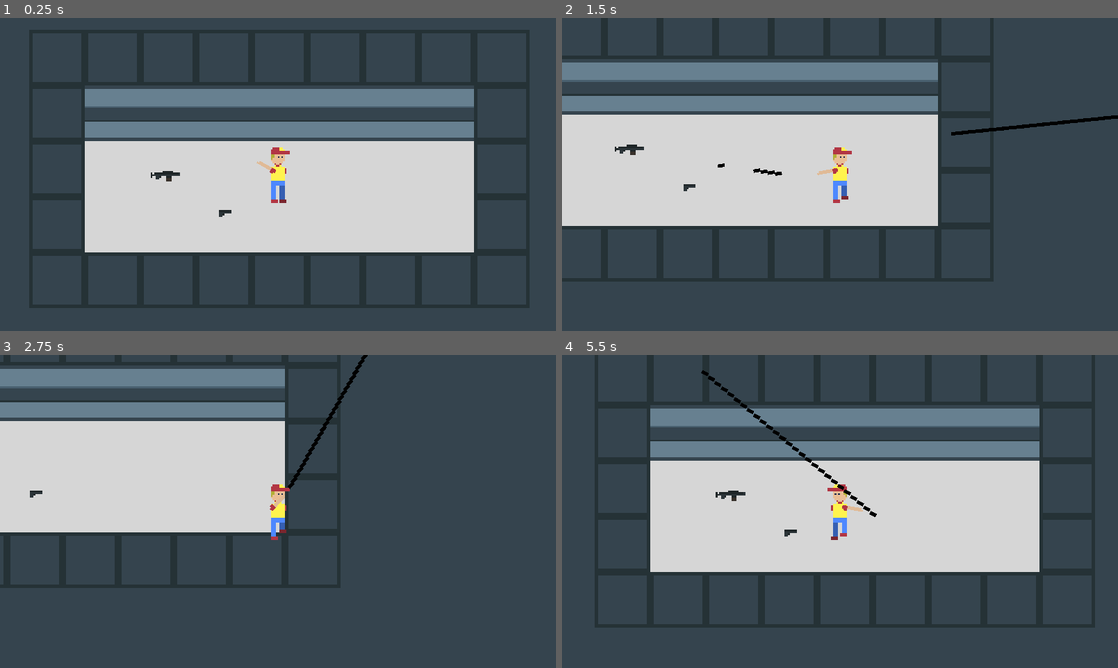
Above: before the commit, frames 1-4 (two rows, left to right).
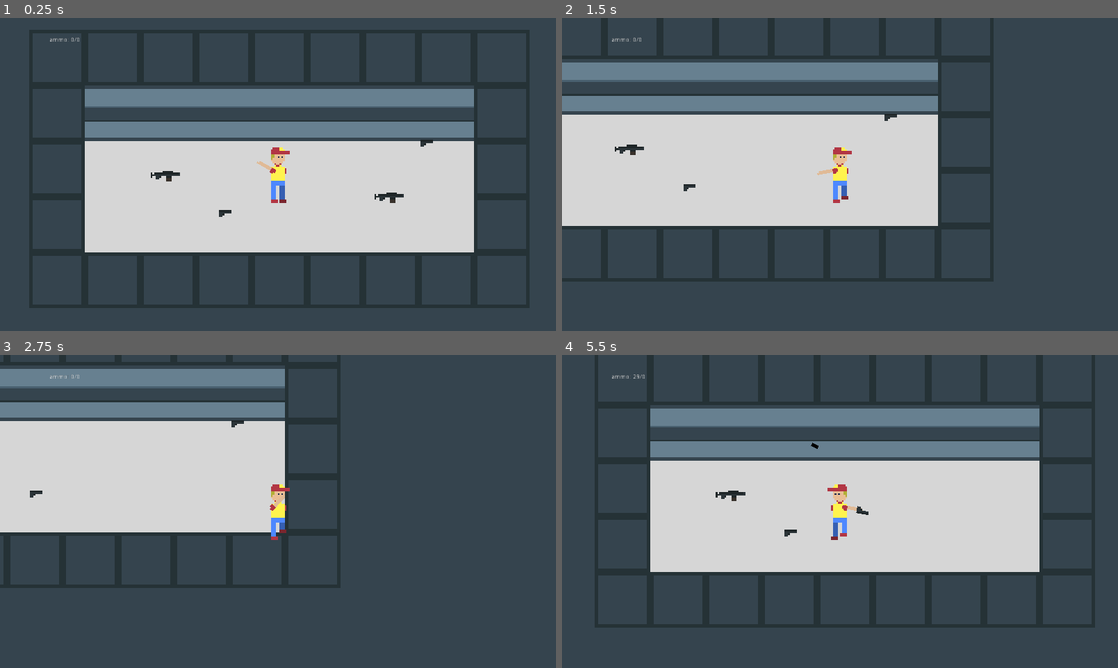
Above: after the commit, the same moments.

Repository: MarinMario/Deliver-Bullets-1.0-Dropped
Game: Godot game, scene res://scenes/test_world.tscn
Two runs of this game, one before a commit and one after it. Both use one fixed random seed, a clock stepped at 60 frames per second and the inputs below.
Inputs (mouse positions are in pixels of both pictures, inside the frame that each line leads up to):
- Up to frame 1 (0.25 s): no input
- Up to frame 2 (1.5 s): tap Enter at 0.5 s; move the mouse to (962, 158) at 0.52 s; press the mouse at (962, 158) at 0.53 s; hold Right (ui_right) 0.53-1.28 s; tap Tab (change_weapon) at 0.6 s; move the mouse to (728, 190) at 1.27 s; release the mouse at (728, 190) at 1.28 s; hold Down (ui_down) from 1.28 s (still down); click (728, 190) at 1.35 s
- Up to frame 3 (2.75 s): tap Tab (change_weapon) at 1.55, 2.1 s; move the mouse to (333, 442) at 2.02 s; release Down (ui_down) at 2.03 s; press the mouse at (333, 442) at 2.03 s; hold Right (ui_right) from 2.03 s (still down)
- Up to frame 4 (5.5 s): move the mouse to (812, 574) at 2.77 s; release Right (ui_right) at 2.78 s; release the mouse at (812, 574) at 2.78 s; hold Up (ui_up) 2.78-3.53 s; click (812, 574) at 2.85 s; tap Tab (change_weapon) at 3.05, 3.6, 4.55, 5.1 s; move the mouse to (1006, 558) at 3.52 s; press the mouse at (1006, 558) at 3.53 s; hold Left (ui_left) 3.53-5.03 s; tap R (reload, bound only after the commit) at 4.15 s; move the mouse to (673, 464) at 4.27 s; release the mouse at (673, 464) at 4.28 s; click (673, 464) at 4.35 s; move the mouse to (867, 511) at 5.02 s; press the mouse at (867, 511) at 5.03 s; hold Down (ui_down) from 5.03 s (still down)

The runs differ from the first frame. In frame 1, 0.2% of the frame differs, in the area x 9-78%, y 6-60%; in frame 2, 0.5%, in the area x 9-100%, y 6-51%; in frame 3, 0.4%; in frame 4, 0.5%.

Commit message:
reload system and ammo manager for pistol and mg

Diff:
--- a/Game/project.godot
+++ b/Game/project.godot
@@ -65,6 +65,11 @@
 "events": [ Object(InputEventKey,"resource_local_to_scene":false,"resource_name":"","device":0,"alt":false,"shift":false,"control":false,"meta":false,"command":false,"pressed":false,"scancode":16777218,"unicode":0,"echo":false,"script":null)
  ]
 }
+reload={
+"deadzone": 0.5,
+"events": [ Object(InputEventKey,"resource_local_to_scene":false,"resource_name":"","device":0,"alt":false,"shift":false,"control":false,"meta":false,"command":false,"pressed":false,"scancode":82,"unicode":0,"echo":false,"script":null)
+ ]
+}
 
 [rendering]
 
--- a/Game/scenes/other/bullet.gd
+++ b/Game/scenes/other/bullet.gd
@@ -21,3 +21,6 @@
 
 	motion = direction * speed * delta
 	position += motion
+
+func _on_bullet_body_shape_entered(body_id, body, body_shape, area_shape):
+	self.queue_free()
--- a/Game/scenes/other/bullet.tscn
+++ b/Game/scenes/other/bullet.tscn
@@ -14,3 +14,4 @@
 
 [node name="Sprite" type="Sprite" parent="."]
 texture = ExtResource( 2 )
+[connection signal="body_shape_entered" from="." to="." method="_on_bullet_body_shape_entered"]
--- a/Game/scenes/player/player.tscn
+++ b/Game/scenes/player/player.tscn
@@ -7,6 +7,7 @@
 [ext_resource path="res://assets/textures/player/player_walk_3.png" type="Texture" id=5]
 [ext_resource path="res://assets/textures/player/player_walk_4.png" type="Texture" id=6]
 [ext_resource path="res://scenes/player/player_hand.tscn" type="PackedScene" id=7]
+[ext_resource path="res://scenes/player/player_stats.tscn" type="PackedScene" id=8]
 
 [sub_resource type="RectangleShape2D" id=1]
 extents = Vector2( 9, 47.4718 )
@@ -43,3 +44,5 @@
 
 [node name="Camera2D" type="Camera2D" parent="."]
 current = true
+
+[node name="player_stats" parent="." instance=ExtResource( 8 )]
--- a/Game/scenes/player/player_hand.gd
+++ b/Game/scenes/player/player_hand.gd
@@ -3,10 +3,17 @@
 var mouse: Vector2
 var weapon_state := "nothing"
 var fire_timer = 0
+var allow_fire = false
+
+var ammo: int
+var in_use_ammo: int
+
+var in_use_pistol_ammo: int
+var in_use_mg_ammo:int
 
 var num := 0
 
-var BULLET = preload("res://scenes/other/bullet.tscn")
+const BULLET = preload("res://scenes/other/bullet.tscn")
 
 func _process(delta):
 	mouse = get_global_mouse_position()
@@ -15,20 +22,15 @@
 	#$gun.look_at(mouse)
 
 	$gun.play(weapon_state)
+	ammo_manager()
 	fire_timer += delta
-	if Input.is_action_pressed("shoot") and fire_timer > $gun.fire_rate:
+	if Input.is_action_pressed("shoot") and fire_timer > $gun.fire_rate and allow_fire:
 		shoot()
-		fire_timer = 0
-
-	#weapon change mechanic
 	if Input.is_action_just_pressed("change_weapon"):
-		num += 1
-		#print(global.player_weapons)
-	if num > global.player_weapons.size() - 1:
-		num = 0
-	if num < 0:
-		num = global.player_weapons.size() - 1
-	weapon_state = global.player_weapons[num]
+		change_weapon()
+	if Input.is_action_just_pressed("reload"):
+		yield(get_tree().create_timer(1.0), "timeout")
+		reload()
 
 func shoot():
 	var bullet = BULLET.instance()
@@ -36,3 +38,51 @@
 	bullet.target = mouse
 	bullet.weapon_state = weapon_state
 	get_parent().get_parent().get_parent().add_child(bullet)
+
+	if weapon_state == "pistol":
+		in_use_pistol_ammo -= 1
+	elif weapon_state == "machine_gun":
+		in_use_mg_ammo -= 1
+
+	fire_timer = 0
+
+func reload():
+	var max_ammo = 30
+	var reload_ammo = max_ammo - in_use_ammo
+	if ammo >= reload_ammo and in_use_ammo < max_ammo:
+		if weapon_state == "pistol":
+			in_use_pistol_ammo += reload_ammo
+			global.player_pistol_ammo -= reload_ammo
+			print("pistol ammo: " + str(global.player_pistol_ammo))
+		elif weapon_state == "machine_gun":
+			in_use_mg_ammo += reload_ammo
+			global.player_mg_ammo -= reload_ammo
+			print("mg ammo: " + str(global.player_mg_ammo))
+		else:
+			in_use_ammo = 0
+
+	pass
+
+func change_weapon():
+	num += 1
+	if num > global.player_weapons.size() - 1:
+		num = 0
+	if num < 0:
+		num = global.player_weapons.size() - 1
+	weapon_state = global.player_weapons[num]
+
+func ammo_manager():
+	if weapon_state == "pistol":
+		ammo = global.player_pistol_ammo
+		in_use_ammo = in_use_pistol_ammo
+	elif weapon_state == "machine_gun":
+		ammo = global.player_mg_ammo
+		in_use_ammo = in_use_mg_ammo
+	else:
+		ammo = 0
+		in_use_ammo = 0
+
+	if in_use_ammo == 0:
+		allow_fire = false
+	else:
+		allow_fire = true
--- /dev/null
+++ b/Game/scenes/player/player_stats.gd
@@ -0,0 +1,7 @@
+extends CanvasLayer
+
+var player: Node
+
+func _process(delta):
+	player = get_parent().get_node("body_container/player_hand")
+	$ammo.text = "ammo: " + str(player.in_use_ammo)  + "/" + str(player.ammo)
--- /dev/null
+++ b/Game/scenes/player/player_stats.tscn
@@ -0,0 +1,13 @@
+[gd_scene load_steps=2 format=2]
+
+[ext_resource path="res://scenes/player/player_stats.gd" type="Script" id=1]
+
+[node name="player_stats" type="CanvasLayer"]
+script = ExtResource( 1 )
+
+[node name="ammo" type="Label" parent="."]
+margin_left = 114.0
+margin_top = 44.0
+margin_right = 200.0
+margin_bottom = 58.0
+text = "ammo: 30/30"
--- a/Game/scenes/test_world.tscn
+++ b/Game/scenes/test_world.tscn
@@ -76,3 +76,11 @@
 [node name="weapon_item2" parent="." instance=ExtResource( 3 )]
 position = Vector2( 453.278, 423.059 )
 weapon_state = "pistol"
+
+[node name="weapon_item3" parent="." instance=ExtResource( 3 )]
+position = Vector2( 830.441, 386.706 )
+weapon_state = "machine_gun"
+
+[node name="weapon_item4" parent="." instance=ExtResource( 3 )]
+position = Vector2( 916.78, 261.742 )
+weapon_state = "pistol"
Not shown, added: Game/export_presets.cfg
Not shown: 1 places in Game/scenes/player/player.tscn that only renumber resources
